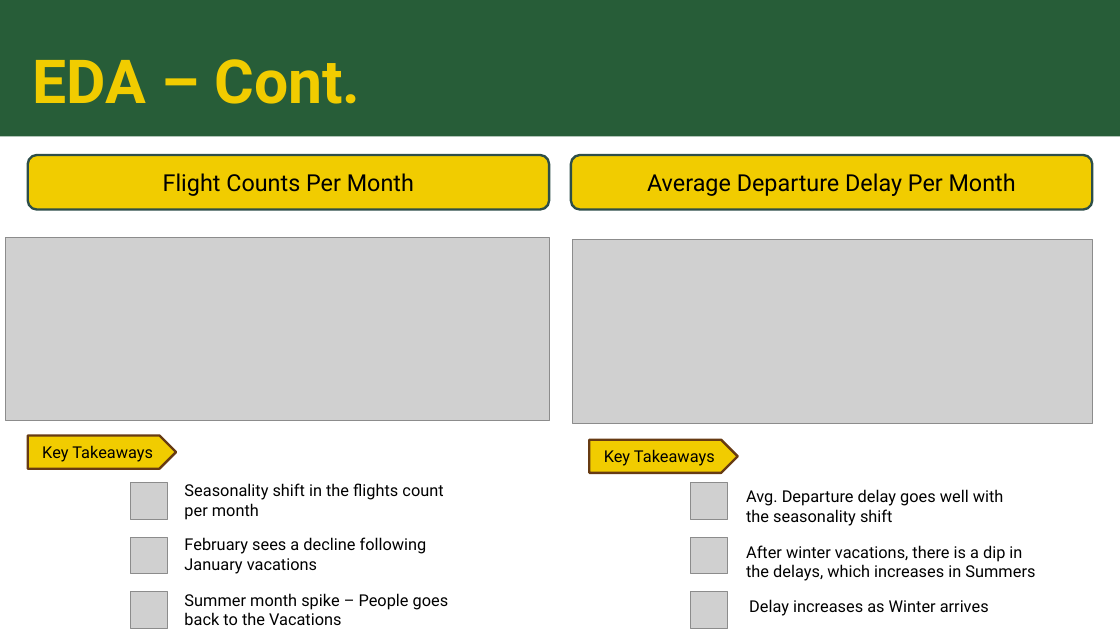
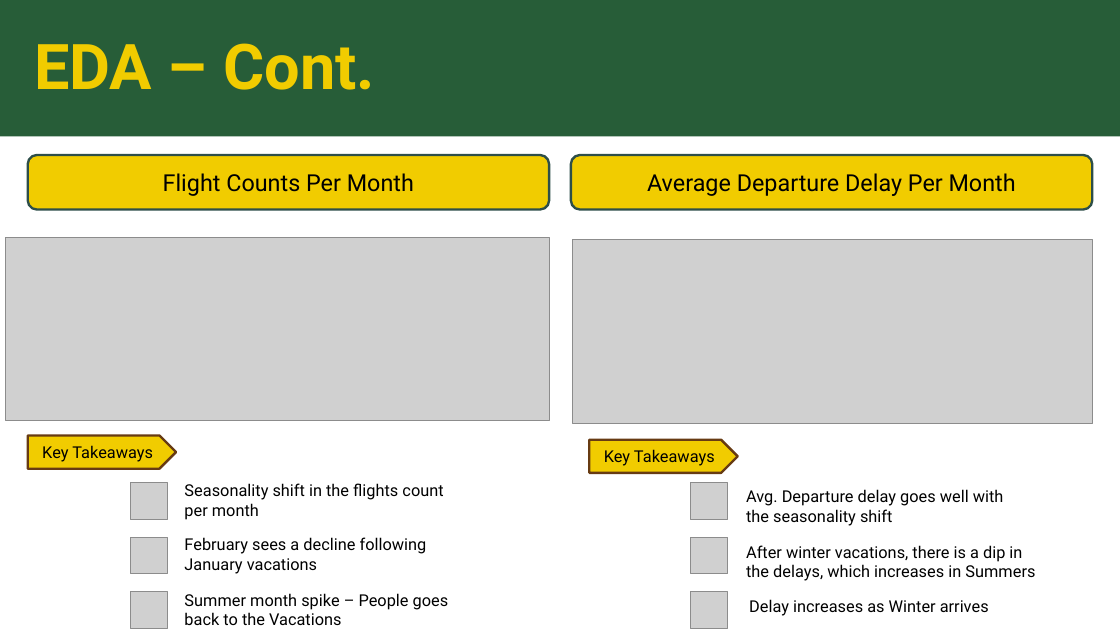
Before and after one commit to sk2003hw/Airline_Delay_and_Cancellation_Analysis, a slide deck: slide 8 of MATH 509_Project Presentation_Draft.pptx. Drawn at 1120x630 pixels with LibreOffice and Linux fonts; fonts in the diff are those of the drawing; grey boxes stand for pictures. Boxes give left, top, right and bottom in pixels: in the first picture for what was removed or moved away, otherwise in the second. Text is boxed around its words. In the diff, an @@ line names an element or a change of style, - is before the commit and + after.

```diff
--- a/MATH 509_Project Presentation_Draft.pptx
+++ b/MATH 509_Project Presentation_Draft.pptx
@@ title "EDA – Cont.": place and size @@
-title "EDA – Cont." at (32, 59, 360, 104)
+title "EDA – Cont." at (34, 43, 375, 90)
@@ title "EDA – Cont." at (34, 43, 375, 90): size 52 to 54 pt @@
```
Also in this commit, not shown: 6 other slides changed.
